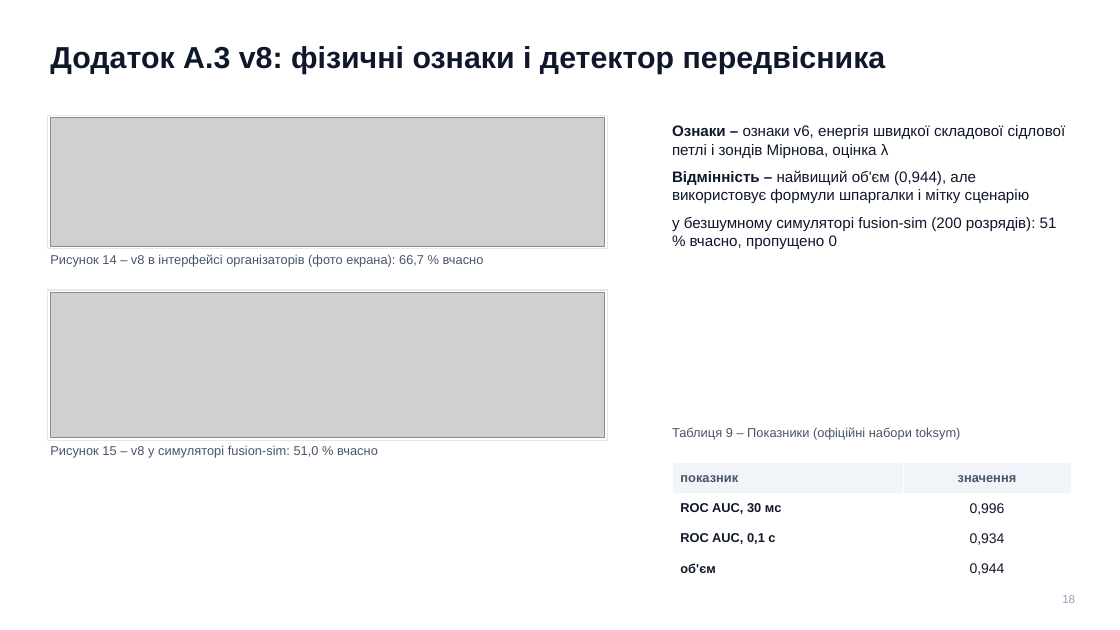
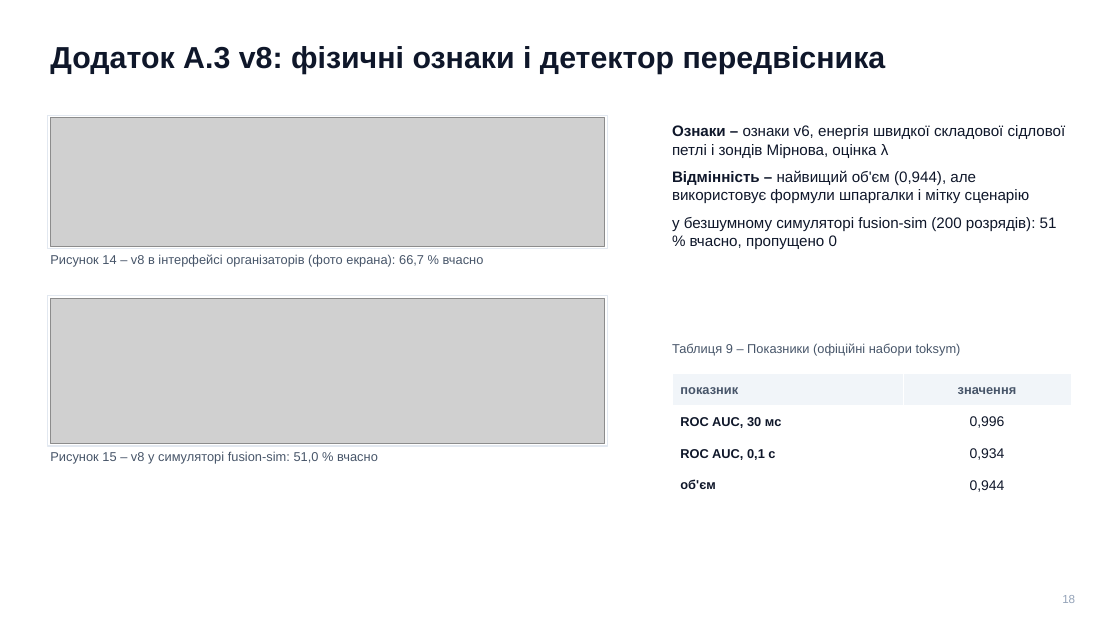
Before and after one commit to llllenah/plasma-disruption-prediction, a slide deck: slide 18 of docs/presentation.pptx. Drawn at 1120x630 pixels with LibreOffice and Linux fonts; fonts in the diff are those of the drawing; grey boxes stand for pictures. Boxes give left, top, right and bottom in pixels: in the first picture for what was removed or moved away, otherwise in the second. Text is boxed around its words. In the diff, an @@ line names an element or a change of style, - is before the commit and + after.

```diff
--- a/docs/presentation.pptx
+++ b/docs/presentation.pptx
@@ 1 picture, 1 text, 1 rectangle: place and size @@
-1 picture, 1 text, 1 rectangle at bbox=[48, 290, 607, 458]
+1 picture, 1 text, 1 rectangle at bbox=[48, 296, 607, 464]
@@ text "Таблиця 9 – Показники (офіційні ...": place and size @@
-text "Таблиця 9 – Показники (офіційні ..." at bbox=[672, 427, 961, 440]
+text "Таблиця 9 – Показники (офіційні ..." at bbox=[672, 343, 961, 355]
@@ table: place and size @@
-table at bbox=[672, 463, 1071, 584]
+table at bbox=[672, 374, 1071, 502]
```
Also in this commit, not shown: 7 other slides changed, 12 other files.
